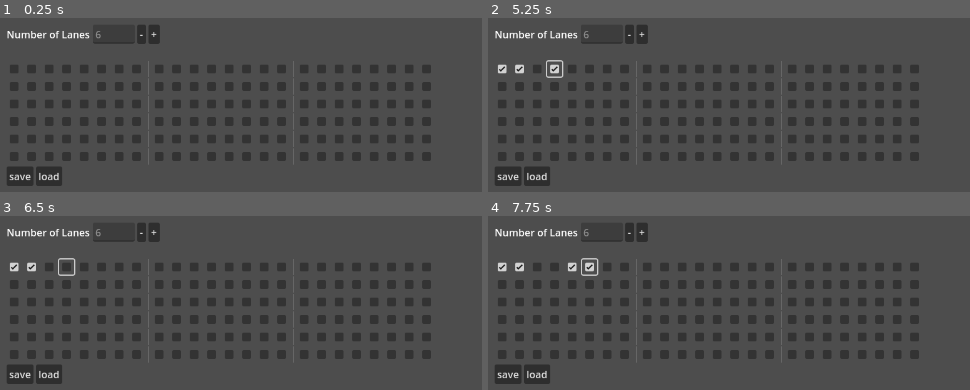
Above: before the commit, frames 1-4 (two rows, left to right).
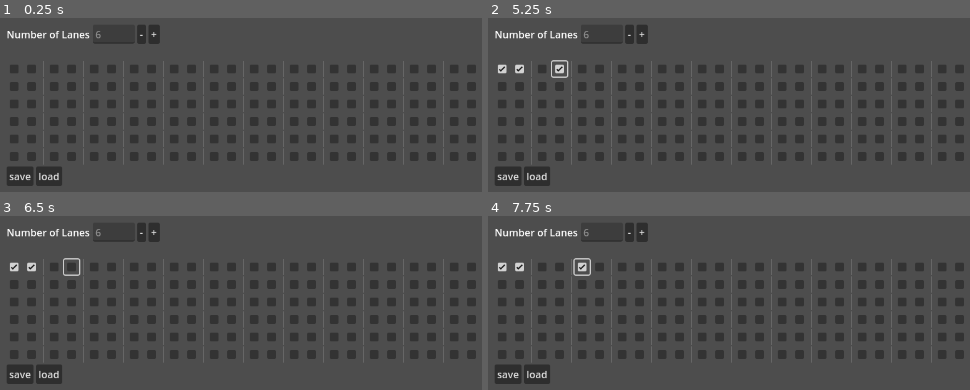
Above: after the commit, the same moments.

Repository: uniqueusername/duck-
Game: Godot game, scene res://scenes/levels/map_editor.tscn
The game is run twice, just before and just after one commit, with the same random seed, the same clock (stepped at 60 frames per second) and the same inputs. This scene is started directly instead of the project's main scene.
Inputs (mouse positions are in pixels of both pictures, inside the frame that each line leads up to):
- Up to frame 1 (0.25 s): no input
- Up to frame 2 (5.25 s): click "-" at 0.5 s; click "+" at 1.25 s; click (502, 68) at 2.02 s; click (521, 68) at 2.77 s; click (536, 68) at 3.52 s; click (541, 68) at 4.27 s; click (555, 68) at 5.02 s
- Up to frame 3 (6.5 s): click (72, 266) at 5.77 s
- Up to frame 4 (7.75 s): click (569, 266) at 6.52 s; click (584, 266) at 7.27 s

The runs differ from the first frame. In frame 1, 13% of the frame differs, in the area x 8-99%, y 24-84%; in frame 2, 13%; in frame 3, 13%; in frame 4, 13%.

Commit message:
saving accurately encodes lane count

Diff:
--- /dev/null
+++ b/assets/maps/4lines.tres
@@ -0,0 +1,7 @@
+[gd_resource type="BitMap" format=3]
+
+[resource]
+data = {
+"data": PackedByteArray(0, 0, 64, 0, 8, 8, 0, 0, 0, 0, 0, 0),
+"size": Vector2i(4, 24)
+}
--- a/assets/maps/asdf.tres
+++ b/assets/maps/asdf.tres
@@ -1,7 +1,7 @@
-[gd_resource type="BitMap" format=3]
+[gd_resource type="BitMap" format=3 uid="uid://325p7koser70"]
 
 [resource]
 data = {
-"data": PackedByteArray(0, 16, 8, 0, 0, 0, 0, 0, 0, 0, 0, 0, 0, 0, 0, 0, 0, 0),
+"data": PackedByteArray(0, 64, 0, 4, 0, 0, 0, 0, 0, 0, 0, 0, 0, 0, 0, 0, 0, 0),
 "size": Vector2i(6, 24)
 }
--- /dev/null
+++ b/assets/maps/gimby.tres
@@ -0,0 +1,7 @@
+[gd_resource type="BitMap" format=3]
+
+[resource]
+data = {
+"data": PackedByteArray(0, 0, 0, 0, 0, 0, 0, 0, 0, 0, 0, 0, 0, 0, 0, 0, 0, 0, 0, 0, 0, 0, 0, 0, 0, 0, 0, 0, 0, 0, 0, 0, 0, 0, 0, 0, 0, 0, 0, 0, 0, 0),
+"size": Vector2i(14, 24)
+}
--- a/utility/map_editor.gd
+++ b/utility/map_editor.gd
@@ -3,7 +3,7 @@
 # editor data
 @export var file_selector: FileDialog # file save/open dialog
 @onready var lanes = {} # map each lane to its checkboxes
-var hidden_lanes = {}
+var hidden_lanes = {} # cache "deleted" lanes
 var map: BitMap = BitMap.new() # raw map data
 
 # map information
@@ -16,20 +16,26 @@
 	set(value):
 		lpb = value
 		lines = beats * lpb
-var lines = beats * lpb # total number of lines
+var lines = beats * lpb: # total number of lines-determined automatically
+	set(value):
+		if value != beats * lpb: return
+		else: lines = value
 
 func _ready():
 	initialize_editor()
-	map.create(Vector2i(lane_count, lines))
 
 # generate ui according to map metadata
 func initialize_editor():
 	# clear existing lanes
 	for lane in lanes.keys():
 		lane.queue_free()
+	for lane in hidden_lanes.keys():
+		lane.queue_free()
 	lanes.clear()
+	hidden_lanes.clear()
 
 	# create new lanes
+	$lane_count/counter.text = str(lane_count)
 	for i in range(lane_count):
 		create_empty_lane(i+1)
 
@@ -69,7 +75,7 @@
 	$lanes.add_child(new_lane)
 
 	for line in range(lines):
-		if line % 8 == 0 and line > 0: new_lane.add_child(VSeparator.new())
+		if line % lpb == 0 and line > 0: new_lane.add_child(VSeparator.new())
 		var checkbox = CheckBox.new()
 		new_lane.add_child(checkbox)
 		lanes[new_lane].append(checkbox)
@@ -87,6 +93,8 @@
 
 # save current editor state to a file
 func save_map(path: String):
+	map.create(Vector2i(lane_count, lines))
+
 	for i in range(lanes.keys().size()):
 		var boxes = lanes.get(lanes.keys()[i])
 		for j in range(boxes.size()):
